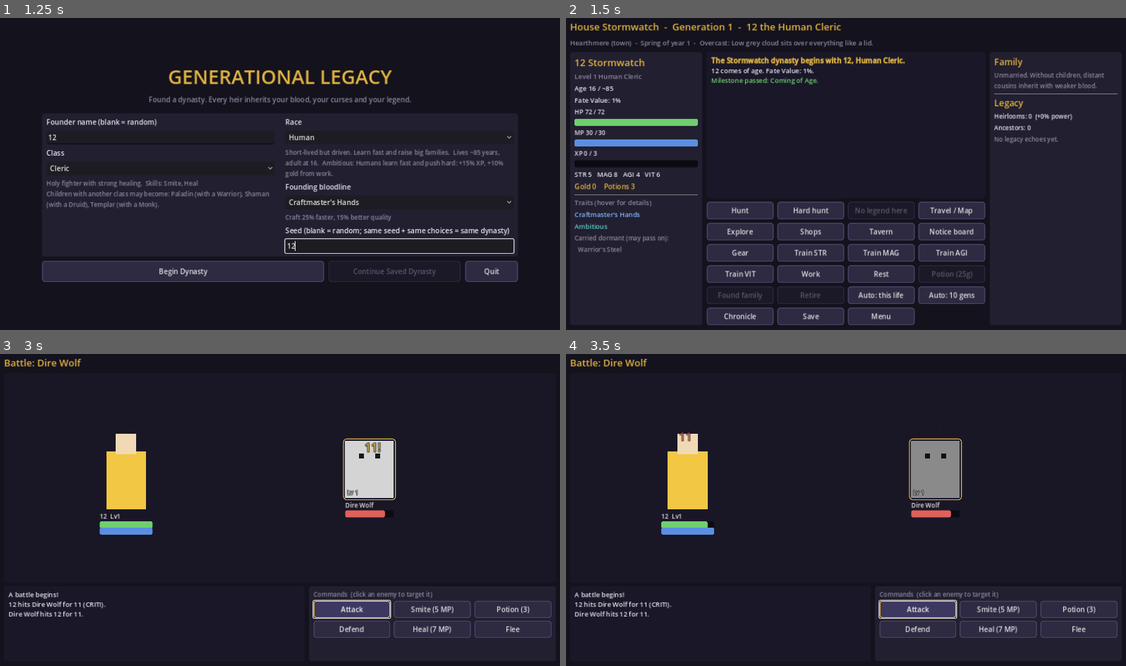
Above: before the commit, frames 1-4 (two rows, left to right).
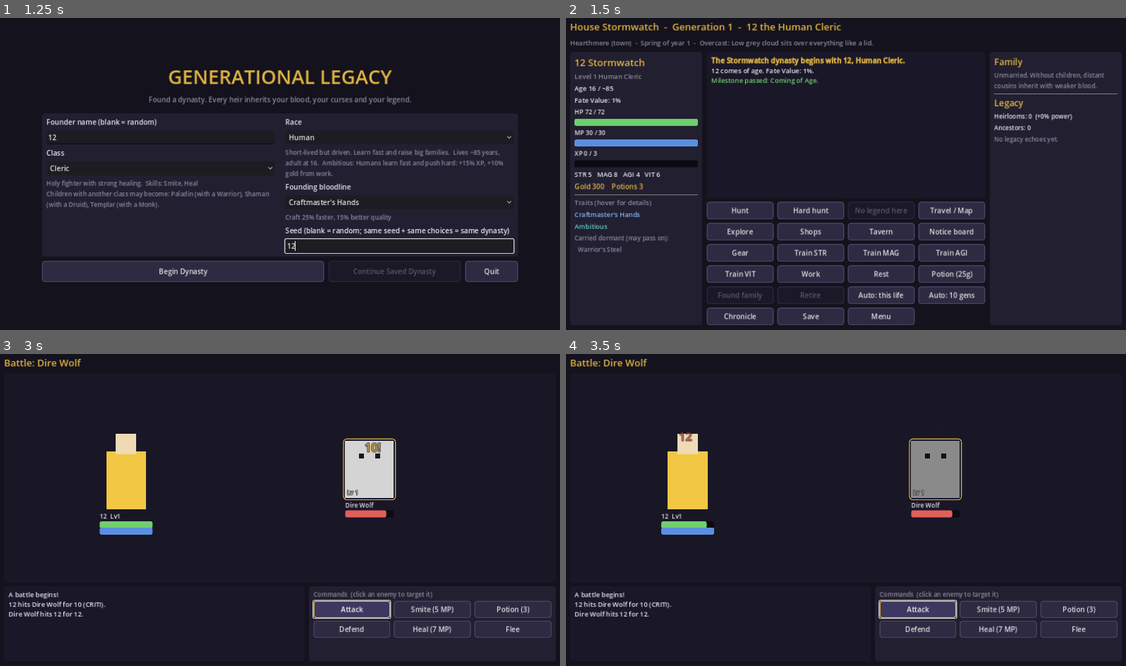
Above: after the commit, the same moments.

Repository: DMG-Workshop/Generational-Legacy-RPG-design
Game: Godot game, scene res://ui/main.tscn
Same seed, same stepped clock (60 frames per second), same inputs: the game is played once before the commit and once after it.
Inputs (mouse positions are in pixels of both pictures, inside the frame that each line leads up to):
- Up to frame 1 (1.25 s): click (162, 136) at 0.52 s; type "12" at 0.6 s; click (397, 245) at 0.75 s; type "12" at 0.83 s
- Up to frame 2 (1.5 s): click "Begin Dynasty" at 1.25 s
- Up to frame 3 (3 s): click "Hunt" at 2 s; click "Attack" at 2.75 s
- Up to frame 4 (3.5 s): no input

Frame 1 is identical in both runs. In frame 2, 0.8% of the frame differs, in the area x 4-75%, y 52-85%; in frame 3, less than 0.1%; in frame 4, less than 0.1%.

Commit message:
Give the founder a starting purse and tune hunts for an equipped heir
630d547 raised hunt.scale from 0.9 to 1.0 because heirs now wear gear
and hire help. Every heir after the first inherits the house's gold,
gear and companions, but the founder starts with 0 gold: no gear, no
party. Founders bore the whole rise: one in five was slain in battle
(about one in three for human, elf and gnome founders), while the
overall rate looked fine because later generations were very safe.

The founder now starts with founder_gold (300, new balance key), the
one inheritance a founder lacks: enough for the forge's first weapon
and armour and a trinket while keeping the potion reserve. Hunts stay
tuned for an heir so equipped; with founders no longer dying young,
hunt.scale goes to 1.08 (hunt_hard 1.44, still a third tougher) to
keep later generations in the target range.

gens=10 race=all, slain in battle (founders / later generations):
- before (main): seeds=3 4.4% (49/192 = 25.5% / 2.1%);
  seeds=6 4.1% (88/384 = 22.9% / 2.0%)
- after: seeds=3 3.2% (16/192 = 8.3% / 2.7%);
  seeds=6 3.4% (35/384 = 9.1% / 2.7%)
- founders only, 640 (10 seeds x 8 races x 8 classes): 127 (19.8%)
  -> 54 (8.4%); before shops, quests, events and companions
  (b7020c7) it was 63 (9.8%).
Full harness seeds=3: median level 47 -> 47, fate failure 7.2% ->
7.8%, heirs ending with a negative trait 1.8% -> 1.8%.

Integration test: a new founder holds the purse, the autopilot buys
a weapon and armour at once and keeps its reserve, and 36 human
founders across the starting classes are slain at most 15% of the
time (13 of 36 on the old numbers, 2 of 36 now).

Co-Authored-By: Claude Opus 5.5 <noreply@anthropic.com>
Claude-Session: https://claude.ai/code/session_01JNXiUGbEfeQhXYLJb9eyrM

Diff:
--- a/core/game/game_dynasty.gd
+++ b/core/game/game_dynasty.gd
@@ -49,6 +49,7 @@
 	h.dormant = [others[d.rng.randi() % others.size()]]
 	d.world = GameWorld.create(d.rng)
 	d._setup_new_heir(h)
+	h.gold = int(GameData.bal("founder_gold"))
 	d.heir = h
 	d._say("The %s dynasty begins with %s, %s %s." % [d.dynasty_name, h.name, h.race()["name"], h.cls()["name"]])
 	d._coming_of_age()
--- a/data/game/balance.json
+++ b/data/game/balance.json
@@ -24,6 +24,7 @@
   "potion_cost": 25,
   "potion_heal_pct": 0.5,
   "start_potions": 3,
+  "founder_gold": 300,
   "mp_regen_per_turn_pct": 0.05,
   "work_gold": 30,
   "train_xp": 14,
@@ -32,7 +33,7 @@
   "death_chance_on_defeat": 0.35,
   "defeat_gold_loss": 0.5,
   "defeat_years": 2,
-  "hunt_rewards": {"hunt": {"scale": 1.0, "reward": 1.0, "min": 1, "max": 2, "level_min": 0.9, "level_max": 1.1, "elite_chance": 0.08}, "hunt_hard": {"scale": 1.33, "reward": 2.0, "min": 2, "max": 3, "level_min": 1.0, "level_max": 1.2, "elite_chance": 0.15}},
+  "hunt_rewards": {"hunt": {"scale": 1.08, "reward": 1.0, "min": 1, "max": 2, "level_min": 0.9, "level_max": 1.1, "elite_chance": 0.08}, "hunt_hard": {"scale": 1.44, "reward": 2.0, "min": 2, "max": 3, "level_min": 1.0, "level_max": 1.2, "elite_chance": 0.15}},
   "level_cap": 99999,
   "midlife_fraction": 0.5,
   "family_after_years": 3,
--- a/tests/test_game_integration.gd
+++ b/tests/test_game_integration.gd
@@ -65,6 +65,7 @@
 	test_full_round_trip()
 	test_old_saves()
 	test_determinism()
+	test_founders_start_equipped()
 	test_setbacks_without_gold()
 	test_journal_survives_reload()
 	test_snapped_values_reload_exactly()
@@ -397,6 +398,32 @@
 	ok(c[1] != a[1], "a different seed tells a different story")
 
 
+## A founder inherits nothing, so the house starts with a purse: enough for the forge's first
+## weapon and armour with the potion reserve kept. Hunts are tuned for an heir so equipped.
+func test_founders_start_equipped() -> void:
+	var d := _new(81)
+	ok(d.heir.gold == int(GameData.bal("founder_gold")), "the founder starts with the house's purse (%d)" % d.heir.gold)
+	GameItems.bot_tick(d)
+	ok(GameItems.equipped(d.heir, "weapon") != "" and GameItems.equipped(d.heir, "armor") != "", "the autopilot founder buys a weapon and armour at once (%s)" % str(d.heir.equipment))
+	ok(d.heir.gold >= GameItems.bot_reserve(d), "and keeps the potion reserve (%d)" % d.heir.gold)
+	# Founders across the starting classes: few die in battle, and not far more often than their heirs.
+	var slain := [0, 0]
+	var lives := [0, 0]
+	var classes := GameData.starting_ids(GameData.classes)
+	for i in 36:
+		var f := GameDynasty.new_game(9100 + i, "", classes[i % classes.size()], "faetouched", "human")
+		for life in 2:
+			GameBot.live_life(f)
+			lives[life] += 1
+			if f.last_death.get("cause", "") == "slain in battle":
+				slain[life] += 1
+			if f.state != "succession":
+				break
+			GameBot.choose_best(f)
+	ok(slain[0] * 100 <= lives[0] * 15, "human founders slain in battle: %d of %d" % [slain[0], lives[0]])
+	print("  founders slain %d/%d, their heirs %d/%d" % [slain[0], lives[0], slain[1], lives[1]])
+
+
 ## The Chronicle shows the last JOURNAL_SAVED lines; a reload must not cut that history short.
 func test_journal_survives_reload() -> void:
 	var d := _new(71)
